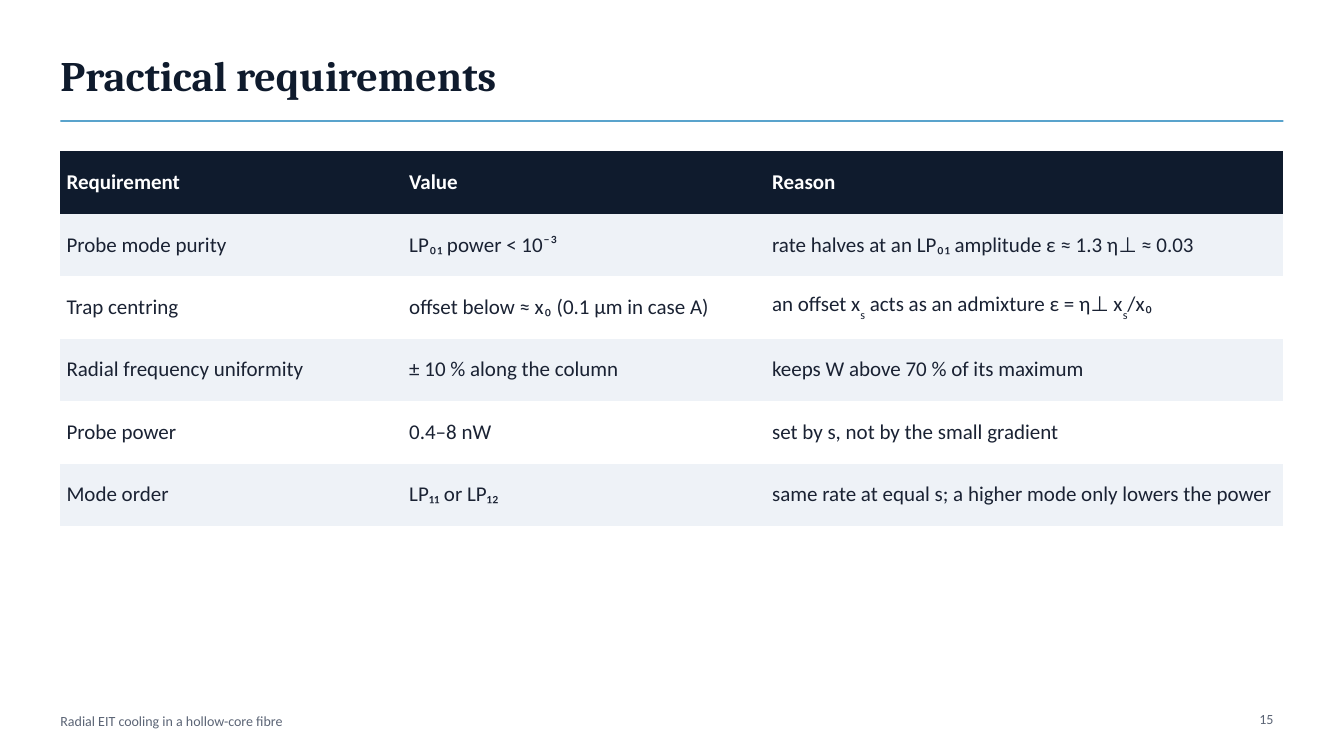
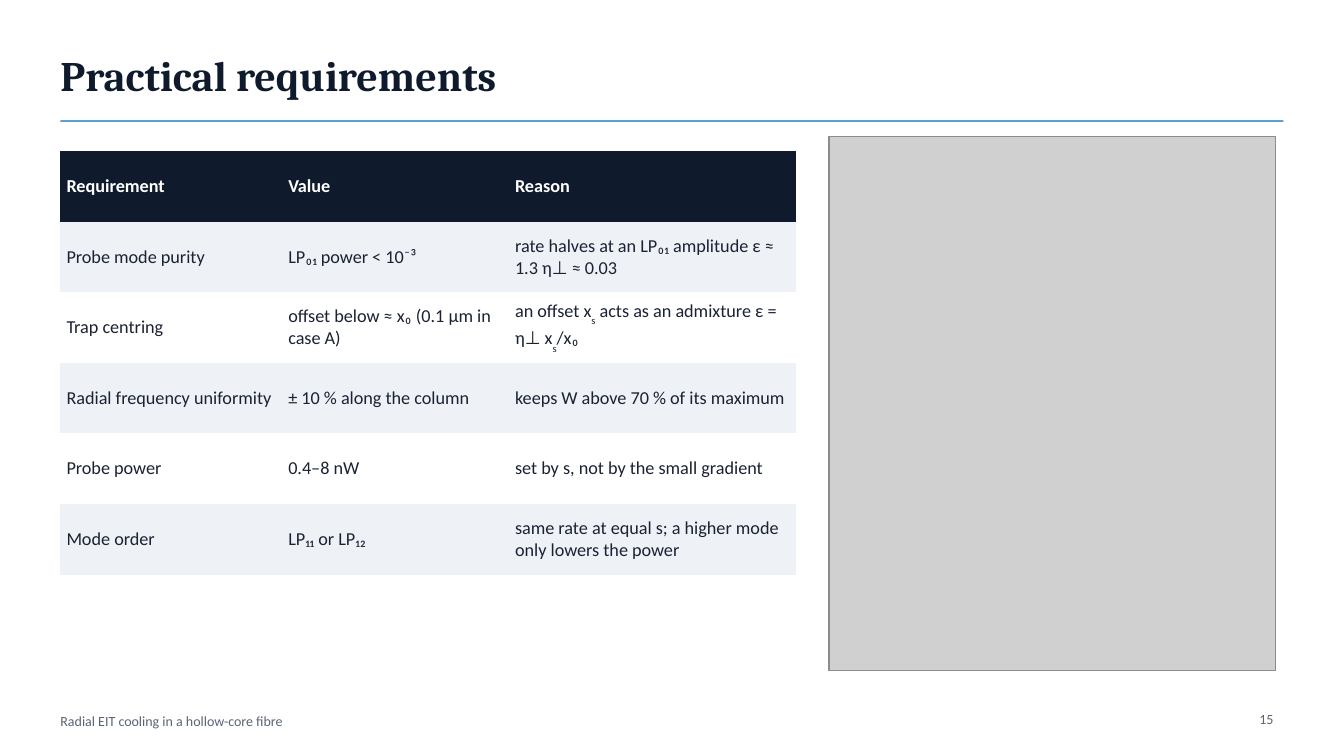
Before and after one commit to Leonardo-Razzai/hcf-eit-cooling, a slide deck: slide 15 of presentation/radial_eit_cooling_talk.pptx. Drawn at 1344x756 pixels with LibreOffice and Linux fonts; fonts in the diff are those of the drawing; grey boxes stand for pictures. Boxes give left, top, right and bottom in pixels: in the first picture for what was removed or moved away, otherwise in the second. Text is boxed around its words. In the diff, an @@ line names an element or a change of style, - is before the commit and + after.

```diff
--- a/presentation/radial_eit_cooling_talk.pptx
+++ b/presentation/radial_eit_cooling_talk.pptx
@@ picture added at bbox=[829, 136, 1275, 670] @@
@@ table at bbox=[60, 151, 797, 563] @@
@@ size 15 to 13 pt @@
@@ table: place and size @@
-table at bbox=[60, 151, 1284, 509]
+table at bbox=[60, 151, 797, 563]
```
Also in this commit, not shown: 1 other slide changed, 4 other files.
